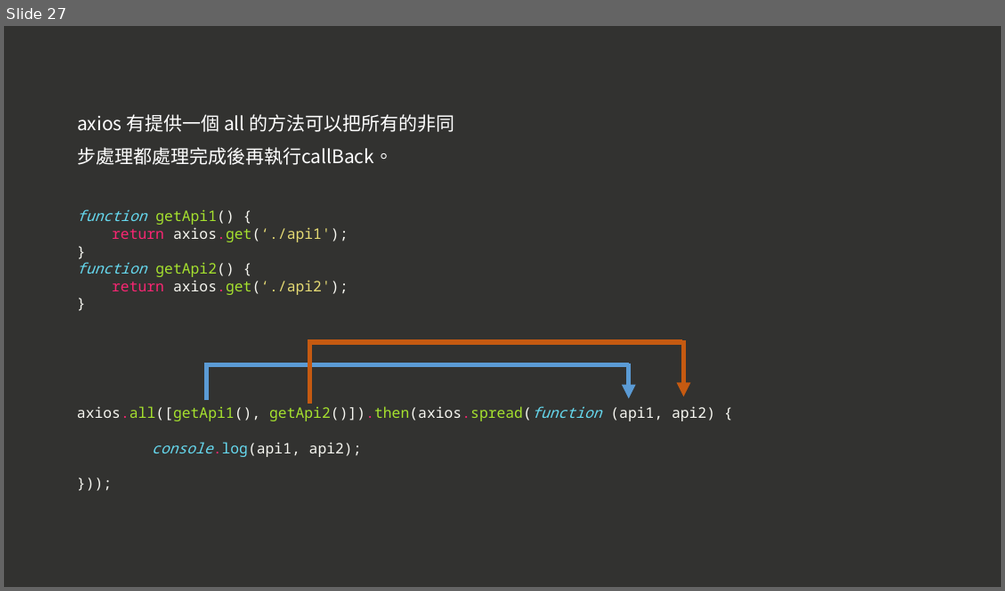
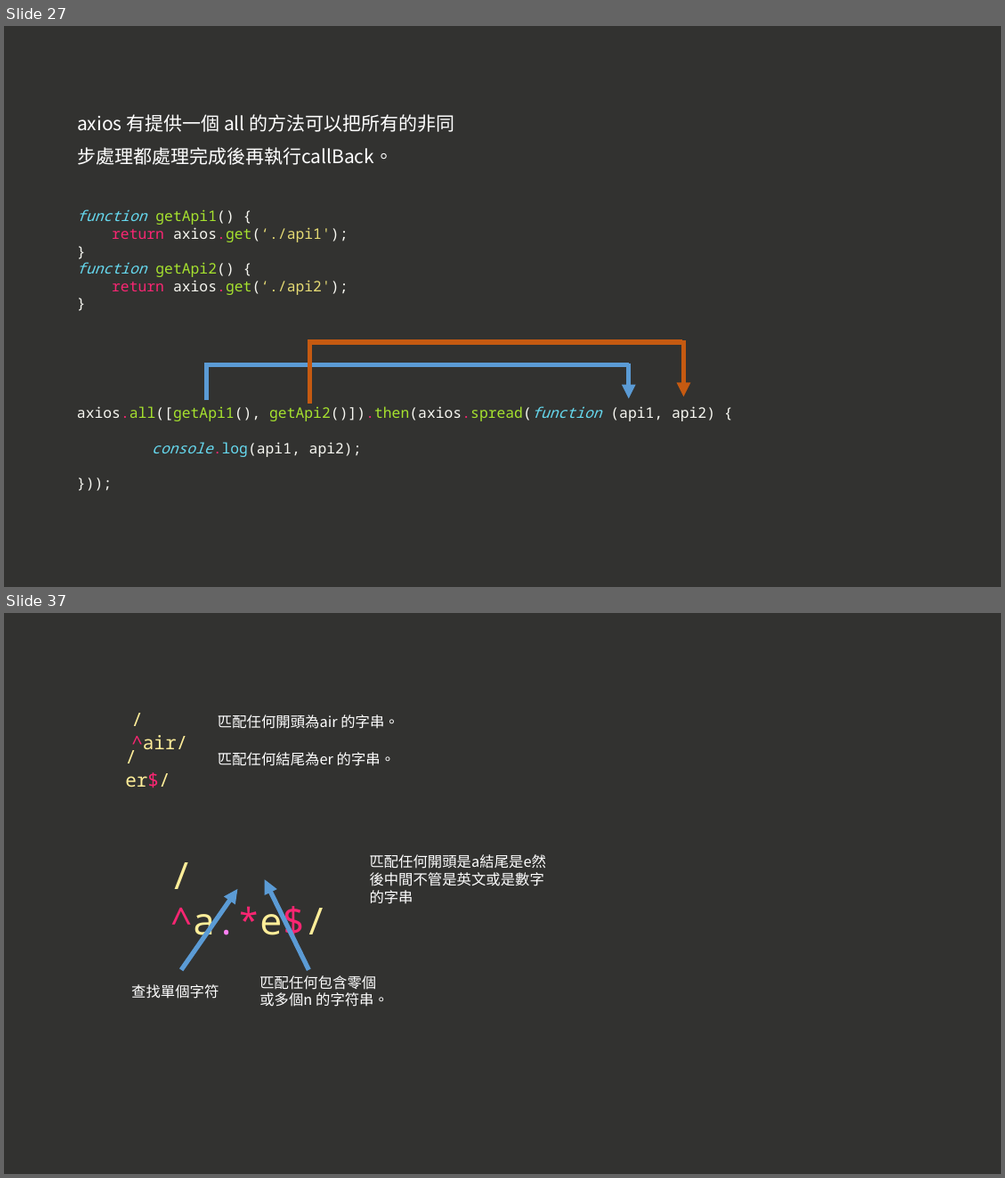
Before and after one commit to a23246542/JS_course_Intermediate_example, a slide deck: 現代 JavaScript 職人之路｜ 中階篇.pptx. Shown one above the other, each under a label of ours: slide 27 before the commit, slides 27 and 37 after it; the slides between them are not shown. The pictures are 1005x591 and 1005x1178 pixels, drawn with LibreOffice and Linux fonts; fonts in the diff are those of the drawing. Boxes give left, top, right and bottom in pixels: in the first picture for what was removed or moved away, otherwise in the second. Text is boxed around its words. In the diff, an @@ line names an element or a change of style, - is before the commit and + after.

```diff
--- a/現代 JavaScript 職人之路｜ 中階篇.pptx
+++ b/現代 JavaScript 職人之路｜ 中階篇.pptx
@@ slide 37 added at (4, 613, 1001, 1174), background #323230 @@
@@ text added at (218, 714, 398, 729), 14 pt, text #FFFFFF @@
+匹配任何開頭為air 的字串。
@@ text added at (131, 735, 187, 755), 18 pt, text #FFEE99 @@
+/^air/
@@ text added at (125, 772, 170, 788), 18 pt, text #FFEE99 @@
+/er$/
@@ text added at (218, 752, 395, 766), 14 pt, text #FFFFFF @@
+匹配任何結尾為er 的字串。
@@ arrow added from (309, 970) to (265, 879), #5B9BD5 4.5 pt @@
@@ text added at (370, 854, 546, 868), 14 pt, text #FFFFFF @@
+匹配任何開頭是a結尾是e然後中間不管是英文或是數字的字串
@@ text added at (170, 899, 327, 944), 36 pt, text #FFEE99 @@
+/^a.*e$/
@@ arrow added from (181, 970) to (237, 889), #5B9BD5 4.5 pt @@
@@ text added at (131, 984, 218, 998), 14 pt, text #FFFFFF @@
+查找單個字符
@@ text added at (259, 975, 388, 1006), 14 pt, text #FFFFFF @@
+匹配任何包含零個或多個n 的字符串。
```
Also in this commit, not shown: 14 other slides added, 2 slides removed, 2 other files.
